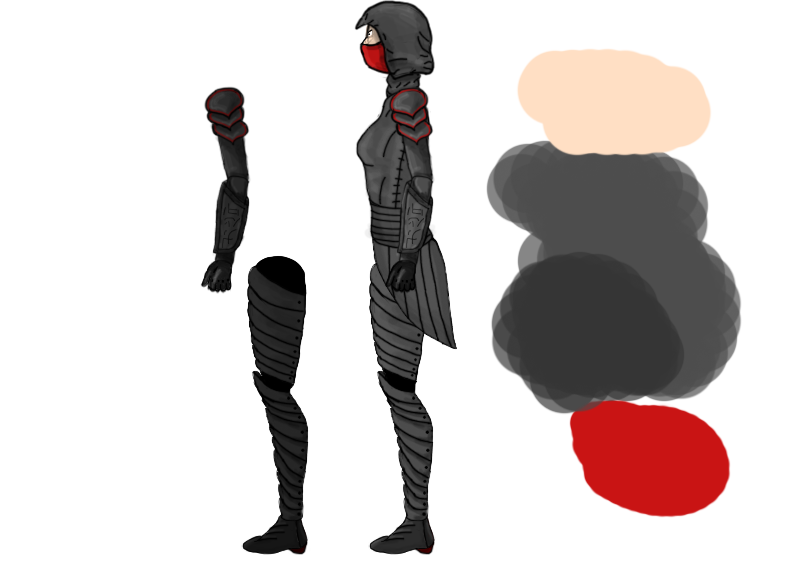
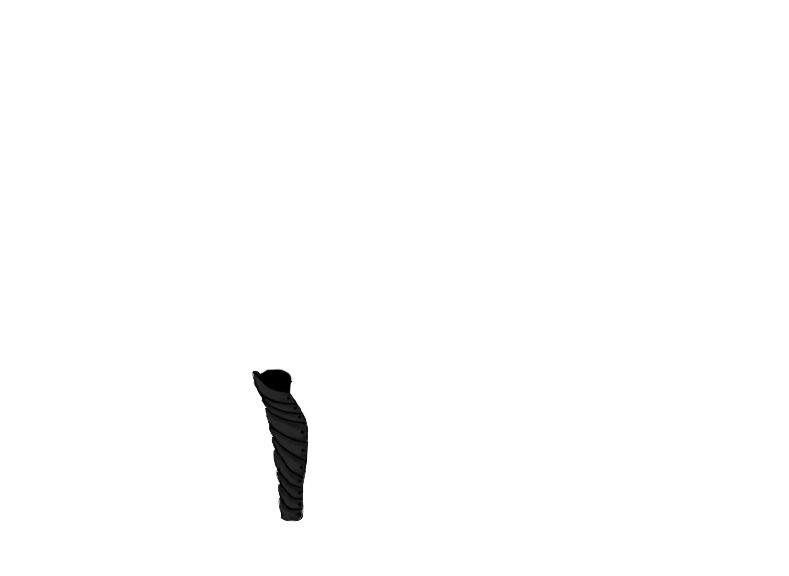
Layer changes from the first w=789, h=576 image to the second:
hid group "Back Hand" (1 layers) over [200, 259, 233, 294]
hid group "Back Lower Arm" (1 layers) over [211, 173, 250, 269]
hid group "Back Upper Arm" (1 layers) over [204, 86, 251, 187]
hid group "Hand" (1 layers) over [384, 259, 417, 294]
hid group "Front Lower Arm" (1 layers) over [395, 173, 434, 269]
hid group "Front Upper Arm" (2nd of 3) (1 layers) over [387, 86, 435, 187]
hid group "Upper Chest" (1st of 2) (3 layers) over [355, 83, 437, 241]
hid group "Lower Chest" (1st of 2) (1 layers) over [364, 189, 437, 255]
hid group "Pelvis" (1st of 2) (2 layers) over [369, 232, 457, 357]
hid group "Front Thigh" (1st of 3) (2 layers) over [369, 252, 433, 389]
hid group "Front Lower leg" (2 layers) over [377, 366, 434, 522]
painted on "Front Lower Leg Gray" (1st of 2, in "Front Lower leg") over [384, 369, 417, 382]
hid group "Front Foot" (1st of 3) (1 layers) over [368, 512, 436, 555]
hid group "Back Thigh" (2 layers) over [230, 252, 307, 390]
painted on "Front Lower Leg Gray" (2nd of 2, in "Back Lower Leg") over [259, 368, 293, 388]
hid group "Back Foot" (1 layers) over [241, 514, 309, 555]
hid group "Head" (8 layers) over [354, 0, 436, 83]
hid group "Neck" (1st of 2) (4 layers) over [382, 61, 423, 102]
hid group "Backgrounds" (3 layers) over [200, 0, 742, 555]
